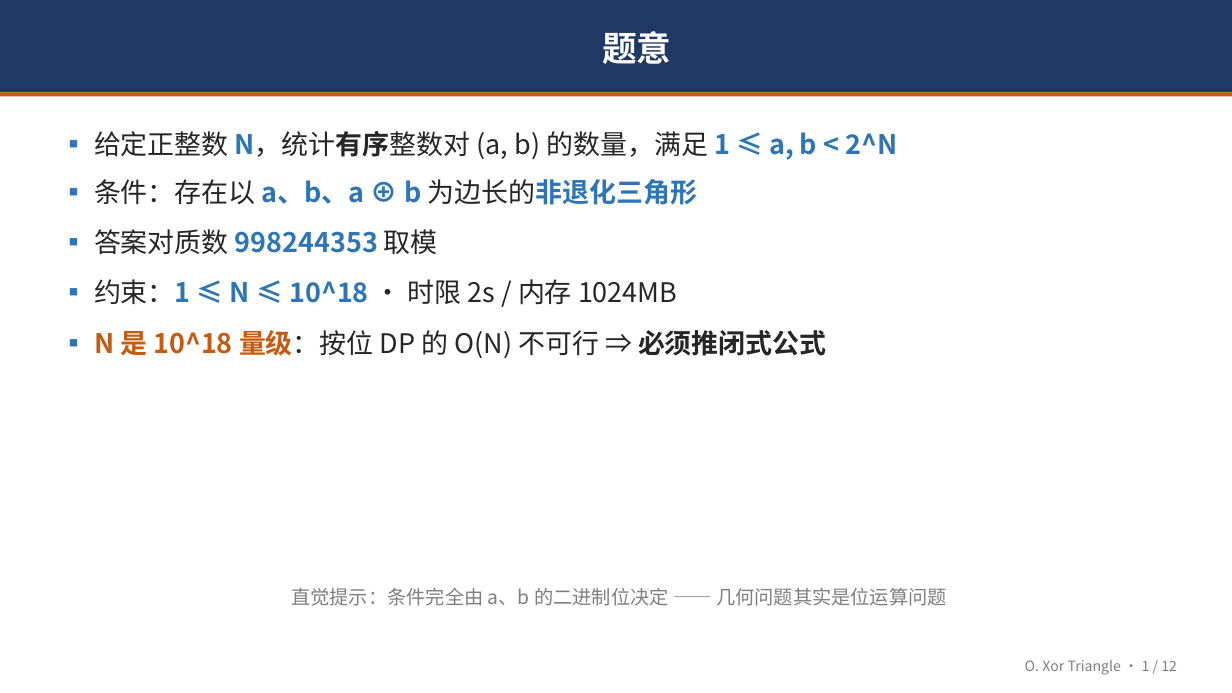
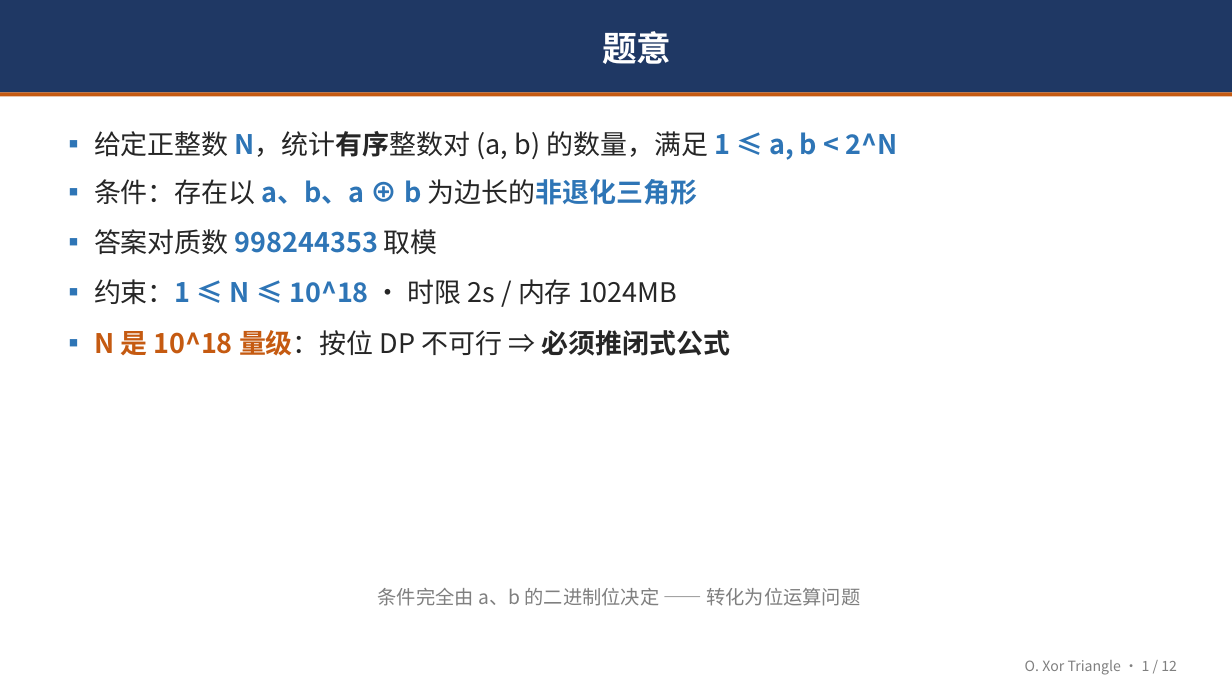
Before and after one commit to LingeXu/OI, a slide deck: slide 2 of 2026.9.3集训队个人赛/O/O题解分享.pptx. Drawn at 1232x693 pixels with LibreOffice and Linux fonts; fonts in the diff are those of the drawing. Boxes give left, top, right and bottom in pixels: in the first picture for what was removed or moved away, otherwise in the second. Text is boxed around its words. In the diff, an @@ line names an element or a change of style, - is before the commit and + after.

```diff
--- a/2026.9.3集训队个人赛/O/O题解分享.pptx
+++ b/2026.9.3集训队个人赛/O/O题解分享.pptx
@@ text at [94, 330, 730, 356]: text changed @@
-▪ N 是 10^18 量级：按位 DP 的 O(N) 不可行 ⇒ 必须推闭式公式
+▪ N 是 10^18 量级：按位 DP 不可行 ⇒ 必须推闭式公式
@@ text at [378, 588, 860, 606]: text changed @@
-直觉提示：条件完全由 a、b 的二进制位决定 —— 几何问题其实是位运算问题
+条件完全由 a、b 的二进制位决定 —— 转化为位运算问题
```
Also in this commit, not shown: 8 other slides changed, 3 slides added, 3 slides removed, 15 other files.
